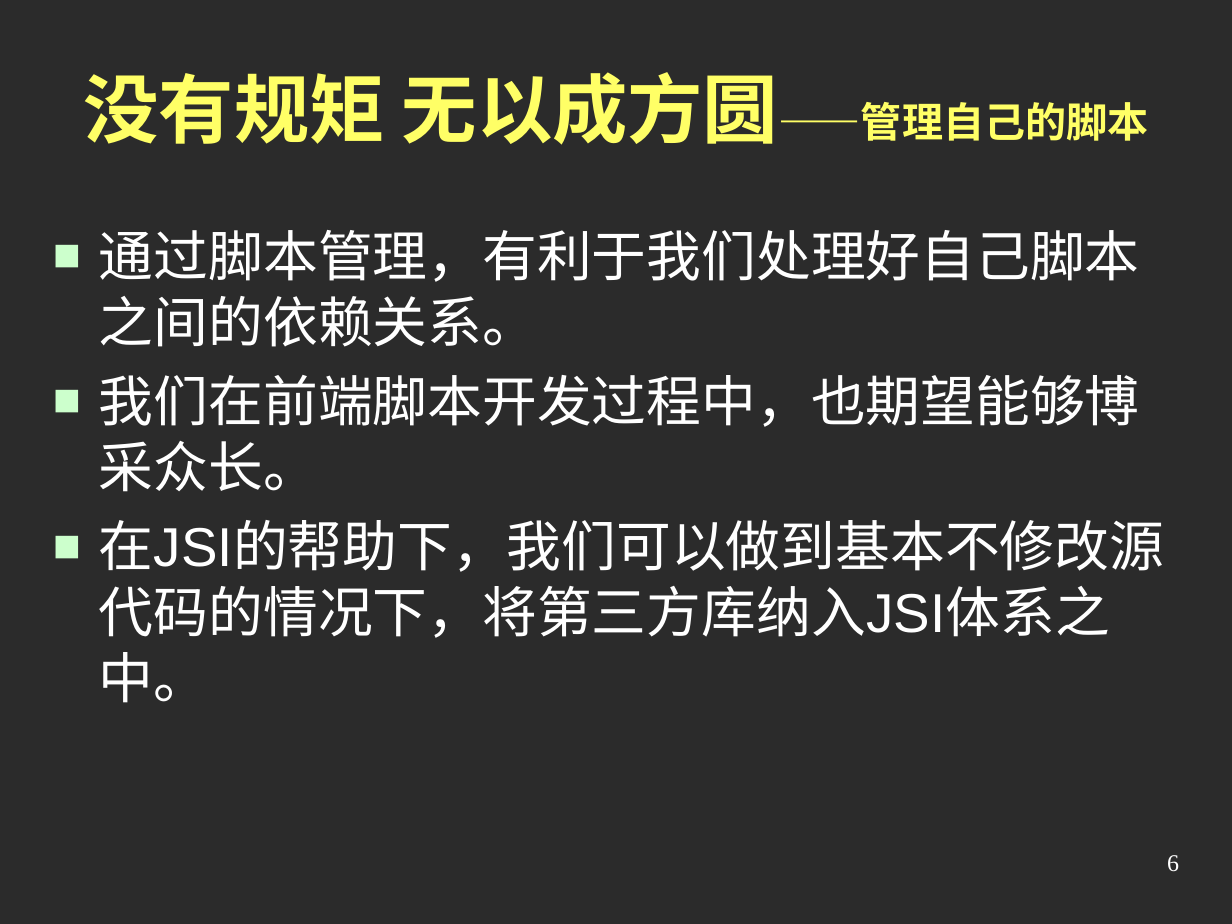
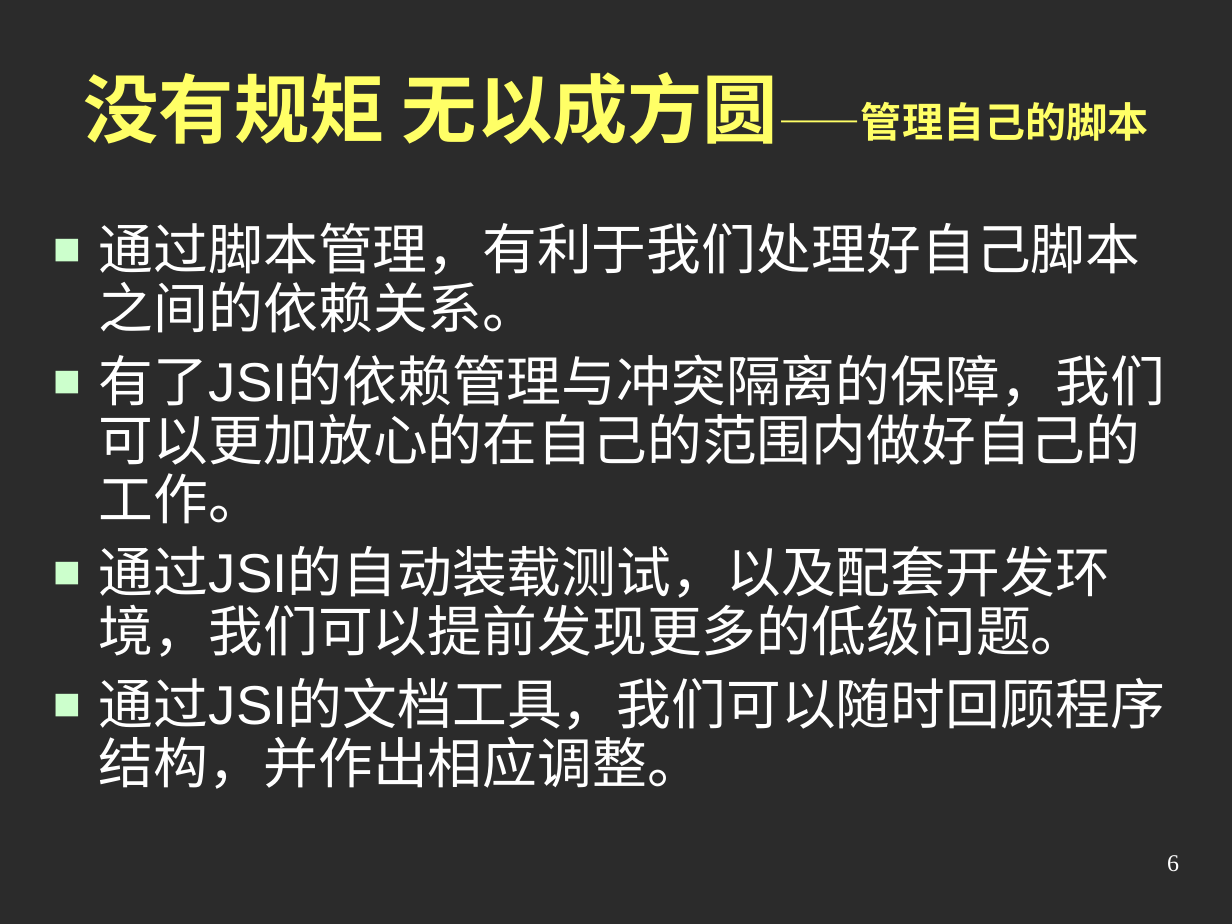
Before and after one commit to austgl/jsi, a slide deck: slide 6 of JSI2/web/doc/Preview2.ppt. Drawn at 1232x924 pixels with LibreOffice and Linux fonts; fonts in the diff are those of the drawing; background and template pictures are left out; a plain dark background stands for a picture behind light text. Boxes give left, top, right and bottom in pixels: in the first picture for what was removed or moved away, otherwise in the second. Text is boxed around its words. In the diff, an @@ line names an element or a change of style, - is before the commit and + after.

```diff
--- a/JSI2/web/doc/Preview2.ppt
+++ b/JSI2/web/doc/Preview2.ppt
@@ text at (99,223,1140,333): line spacing 1 to 0.9 @@
@@ text at (99,354,1165,789): text changed @@
-■ 我们在前端脚本开发过程中，也期望能够博采众长。
-■ 在JSI的帮助下，我们可以做到基本不修改源代码的情况下，将第三方库纳入JSI体系之中。
+■ 有了JSI的依赖管理与冲突隔离的保障，我们可以更加放心的在自己的范围内做好自己的工作。
+■ 通过JSI的自动装载测试，以及配套开发环境，我们可以提前发现更多的低级问题。
+■ 通过JSI的文档工具，我们可以随时回顾程序结构，并作出相应调整。
```
Also in this commit, not shown: 2 other slides changed, 1 other file.
